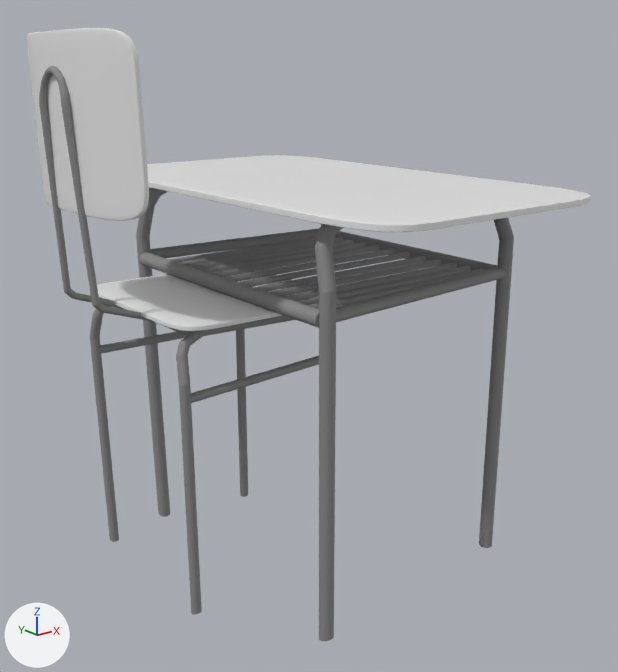
The FBX model Assets/Class Room Objects/Chair and Table.fbx as it was, and as the next commit left it.
Both versions are drawn from a camera (50 mm lens) standing at (7.18, -1.49, 2.66) and looking at (10.09, 2.14, 1.21). Lighting does not change. The marker at lower left points along +X, +Y and +Z. Where no turn or scale is listed for an object, it has been applied to the vertices.
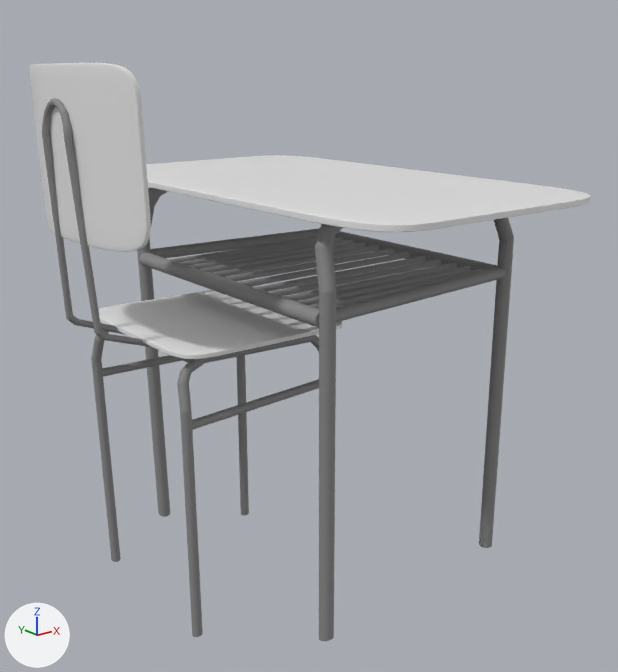
What differs and where, as boxes [x1, y1, x2, y2] in the pictures (618 x 672 px):
'Plane.015', moved
    before: [27, 28, 149, 221]
    after: [30, 63, 151, 252]
'Cylinder.005', moved
    before: [39, 66, 319, 615]
    after: [42, 98, 319, 637]
'Plane.014', moved
    before: [97, 271, 318, 331]
    after: [98, 290, 342, 359]

Diff of the bpy script that builds the scene:
```diff
--- a/Assets/Class Room Objects/Chair and Table.fbx.py
+++ b/Assets/Class Room Objects/Chair and Table.fbx.py
@@ ob_plane_014 @@
 ob_plane_014 = bpy.data.objects.new('Plane.014', me_plane_000)
-ob_plane_014.location = (9.573, 2.435, 1.487)
+ob_plane_014.location = (9.573, 2.435, 1.35)
@@ ob_plane_015 @@
 ob_plane_015 = bpy.data.objects.new('Plane.015', me_plane_001)
-ob_plane_015.location = (8.789, 2.445, 2.417)
+ob_plane_015.location = (8.789, 2.445, 2.28)
@@ ob_cylinder_005 @@
 ob_cylinder_005 = bpy.data.objects.new('Cylinder.005', me_cylinder_000)
-ob_cylinder_005.location = (10.018, 2.316, 0.011)
+ob_cylinder_005.location = (10.018, 2.316, -0.126)
```
